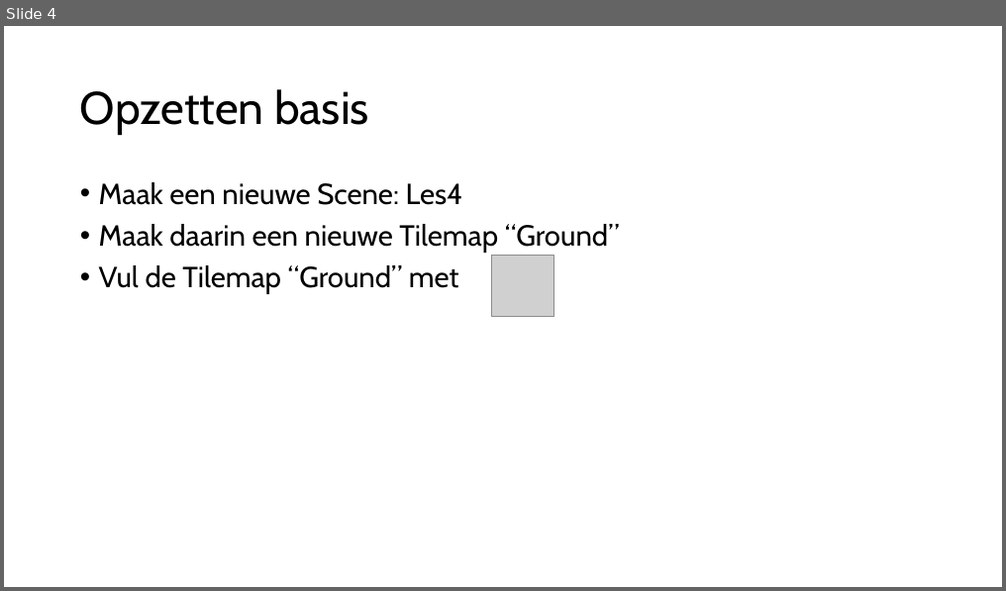
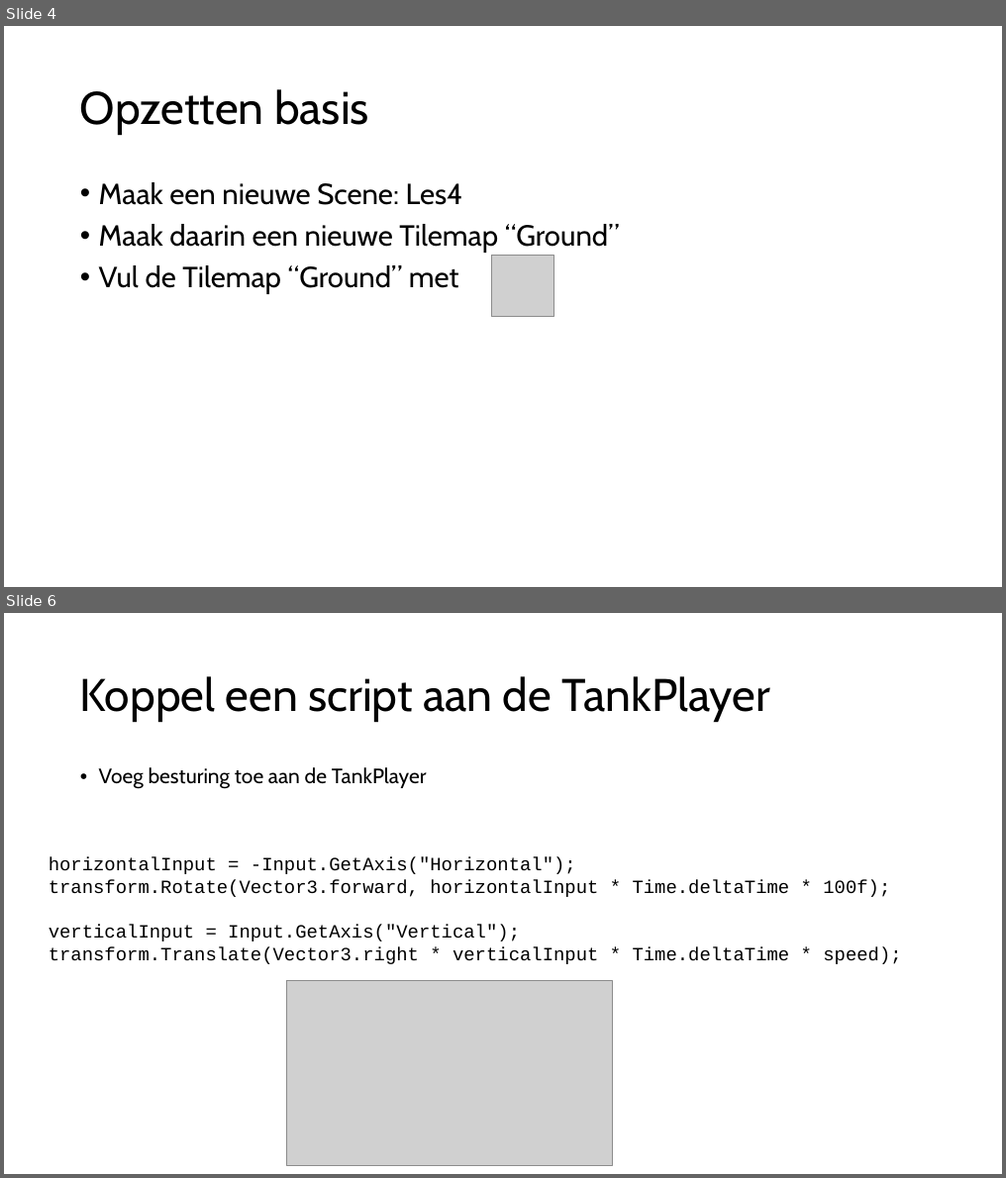
Before and after one commit to djsjollema/lessen-gamedevelopment, a slide deck: M4/GDV_2D_Gym/les4/m4-gym2d-les4.pptx. Shown one above the other, each under a label of ours: slide 4 before the commit, slides 4 and 6 after it; the slides between them are not shown. The pictures are 1006x591 and 1006x1178 pixels, drawn with LibreOffice and Linux fonts; fonts in the diff are those of the drawing; grey boxes stand for pictures. Boxes give left, top, right and bottom in pixels: in the first picture for what was removed or moved away, otherwise in the second. Text is boxed around its words. In the diff, an @@ line names an element or a change of style, - is before the commit and + after.

```diff
--- a/M4/GDV_2D_Gym/les4/m4-gym2d-les4.pptx
+++ b/M4/GDV_2D_Gym/les4/m4-gym2d-les4.pptx
@@ slide 6 added at (4,613,1002,1174), background #FFFFFF @@
@@ title added at (80,676,770,722), 44 pt, text #000000 @@
+Koppel een script aan de TankPlayer
@@ text added at (99,767,427,789), 20 pt, text #000000 @@
+• Voeg besturing toe aan de TankPlayer
@@ text added at (49,858,901,964), 18 pt, text #000000 @@
+horizontalInput = -Input.GetAxis("Horizontal");
+transform.Rotate(Vector3.forward, horizontalInput * Time.deltaTime * 100f);
+verticalInput = Input.GetAxis("Vertical");
+transform.Translate(Vector3.right * verticalInput * Time.deltaTime * speed);
@@ picture added at (286,980,612,1166) @@
```
Also in this commit, not shown: 1 slide changed, 1 slide removed, 3 other files.
